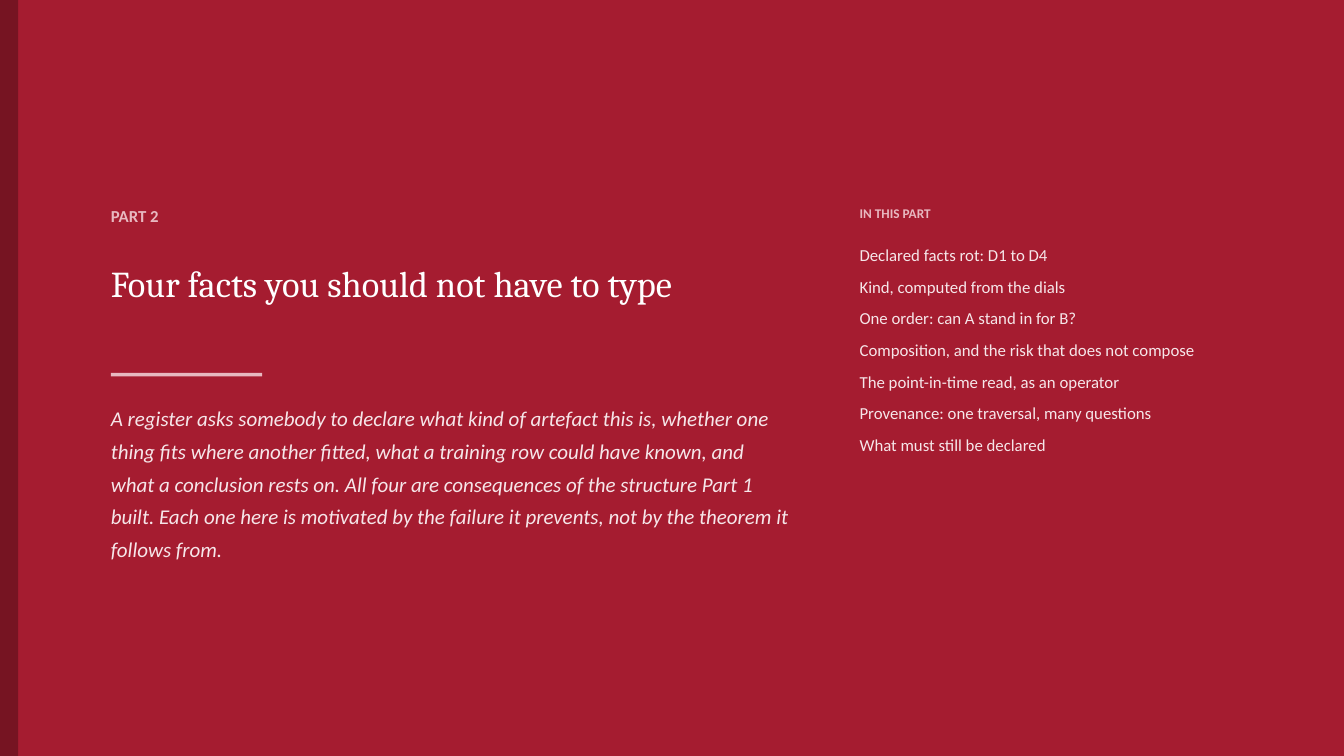
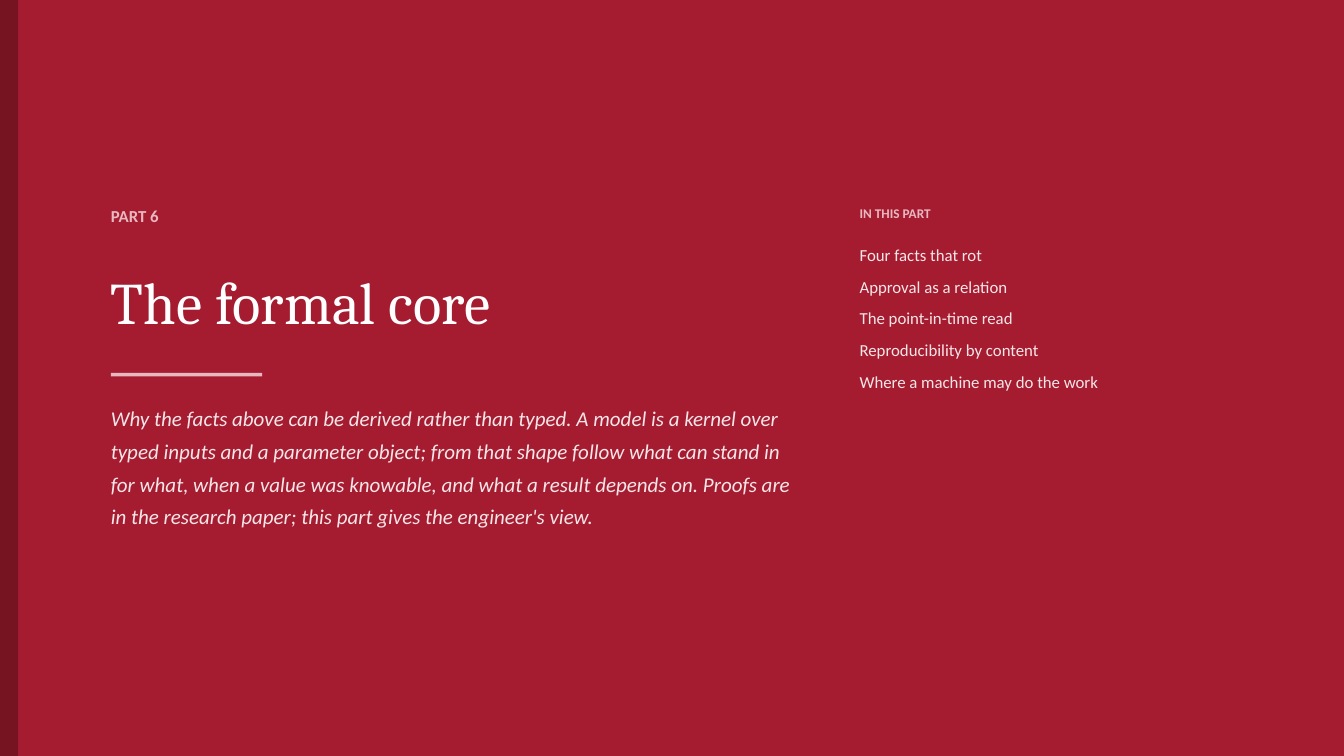
Before and after one commit to ajsinha/maya, a slide deck: slide 41 of docs/MAYA-Model-Management-Formalism-and-System-Design.pptx (slide 23 before the commit). Drawn at 1344x756 pixels with LibreOffice and Linux fonts; fonts in the diff are those of the drawing. Boxes give left, top, right and bottom in pixels: in the first picture for what was removed or moved away, otherwise in the second. Text is boxed around its words. In the diff, an @@ line names an element or a change of style, - is before the commit and + after.

```diff
--- a/docs/MAYA-Model-Management-Formalism-and-System-Design.pptx
+++ b/docs/MAYA-Model-Management-Formalism-and-System-Design.pptx
@@ text at (111,210,158,222): text changed @@
-PART 2
+PART 6
@@ text at (860,249,1098,391): text changed @@
-Declared facts rot: D1 to D4
-Kind, computed from the dials
-One order: can A stand in for B?
-Composition, and the risk that does not compose
-The point-in-time read, as an operator
-Provenance: one traversal, many questions
-What must still be declared
+Four facts that rot
+Approval as a relation
+The point-in-time read
+Reproducibility by content
+Where a machine may do the work
@@ text at (111,282,490,325): text changed; size 26 to 42 pt @@
-Four facts you should not have to type
+The formal core
@@ text at (111,411,790,528): text changed @@
-A register asks somebody to declare what kind of artefact this is, whether one thing fits where another fitted, what a training row could have known, and what a conclusion rests on. All four are consequences of the structure Part 1 built. Each one here is motivated by the failure it prevents, not by the theorem it follows from.
+Why the facts above can be derived rather than typed. A model is a kernel over typed inputs and a parameter object; from that shape follow what can stand in for what, when a value was knowable, and what a result depends on. Proofs are in the research paper; this part gives the engineer's view.
```
Also in this commit, not shown: 42 other slides changed, 27 slides added, 47 slides removed, 12 other files.
